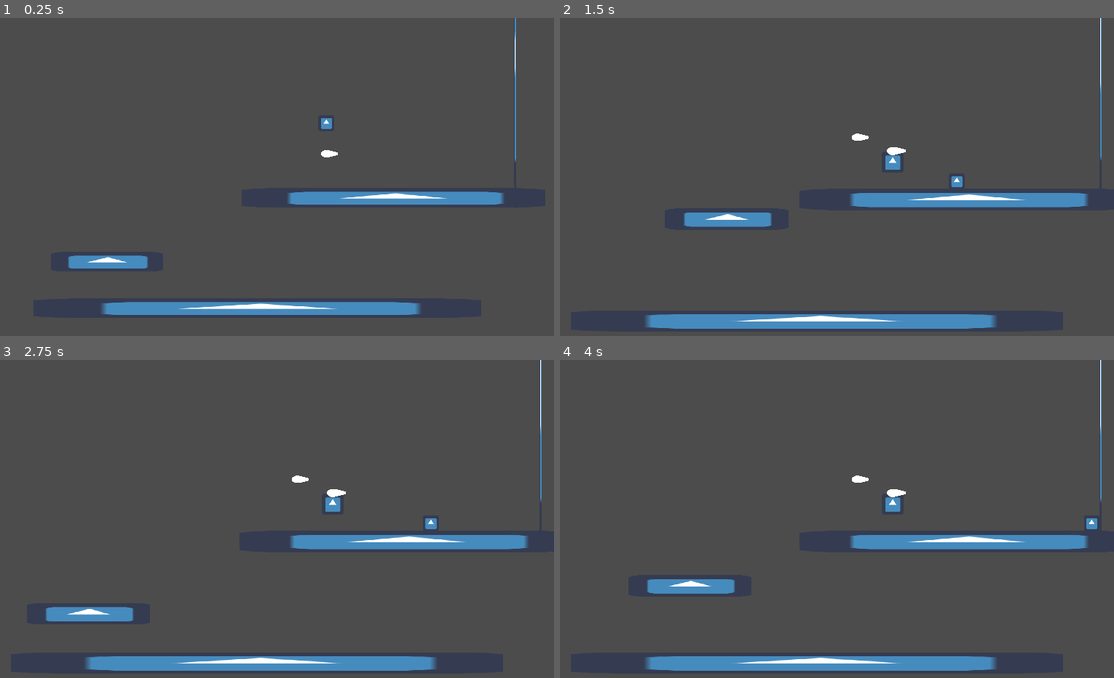
Above: before the commit, frames 1-4 (two rows, left to right).
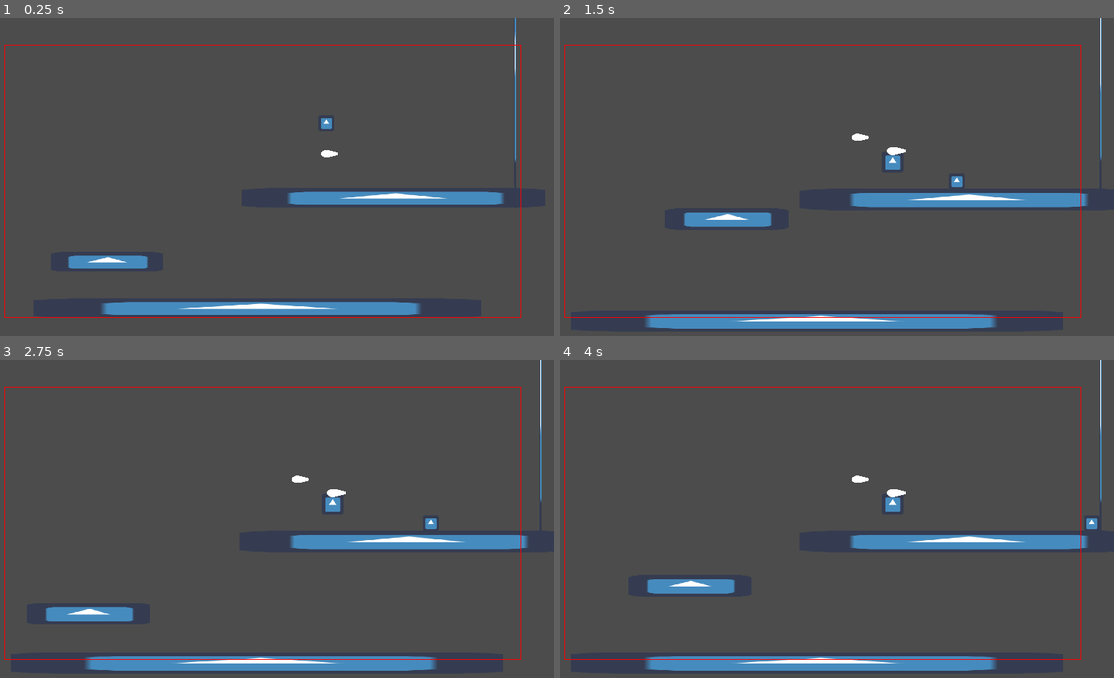
Above: after the commit, the same moments.

Repository: QuentinDaveau/Fractal-Reborn
Game: Godot game, scene res://src/game/Game.tscn
The game is run twice, just before and just after one commit, with the same random seed, the same clock (stepped at 60 frames per second) and the same inputs. The engine's default icon, where the game draws it, is replaced by a stand-in: a white triangle on a blue panel in a dark square.
Inputs (mouse positions are in pixels of both pictures, inside the frame that each line leads up to):
- Up to frame 1 (0.25 s): no input
- Up to frame 2 (1.5 s): tap Enter (ui_accept) at 0.5 s; move the mouse to (953, 164) at 0.52 s; press the mouse at (953, 164) at 0.53 s; hold Right (ui_right) from 0.53 s (still down); tap Space (game_jump) at 0.77 s; move the mouse to (704, 199) at 1.27 s; release the mouse at (704, 199) at 1.28 s; right-click (704, 199) at 1.35 s
- Up to frame 3 (2.75 s): tap Space (game_jump) at 1.52 s; move the mouse to (321, 452) at 2.02 s; release Right (ui_right) at 2.03 s; press the mouse at (321, 452) at 2.03 s; hold Left (ui_left) from 2.03 s (still down)
- Up to frame 4 (4 s): move the mouse to (792, 588) at 2.77 s; release Left (ui_left) at 2.78 s; release the mouse at (792, 588) at 2.78 s; hold Right (ui_right) from 2.78 s (still down); right-click (792, 588) at 2.85 s; tap Space (game_jump) at 3.02, 3.77 s; move the mouse to (997, 573) at 3.52 s; press the mouse at (997, 573) at 3.53 s

The runs differ from the first frame. In frame 1, 0.7% of the frame differs, in the area x 0-95%, y 8-95%; in frame 2, 0.7%; in frame 3, 0.7%; in frame 4, 0.7%.

Commit message:
Add spawn area and level bounds

Diff:
--- a/src/game_managers/level_manager/LevelManager.tscn
+++ b/src/game_managers/level_manager/LevelManager.tscn
@@ -1,7 +1,10 @@
-[gd_scene load_steps=3 format=2]
+[gd_scene load_steps=6 format=2]
 
 [ext_resource path="res://src/game_managers/level_manager/level_manager.gd" type="Script" id=1]
 [ext_resource path="res://src/game_managers/level_manager/logger_converter.gd" type="Script" id=2]
+[ext_resource path="res://src/game_managers/level_manager/arena_bound.gd" type="Script" id=3]
+[ext_resource path="res://src/game_managers/level_manager/spawn_area.gd" type="Script" id=4]
+[ext_resource path="res://src/game_managers/level_manager/spawn_manager.gd" type="Script" id=5]
 
 [node name="LevelManager" type="Node"]
 script = ExtResource( 1 )
@@ -10,3 +13,19 @@
 script = ExtResource( 2 )
 
 [node name="Levels" type="Node" parent="."]
+
+[node name="SpawnManager" type="Node" parent="."]
+script = ExtResource( 5 )
+
+[node name="SpawnArea" type="Node2D" parent="SpawnManager"]
+script = ExtResource( 4 )
+
+[node name="ArenaBound" type="Area2D" parent="."]
+monitorable = false
+collision_layer = 0
+collision_mask = 2
+script = ExtResource( 3 )
+
+[node name="CollisionPolygon2D" type="CollisionPolygon2D" parent="ArenaBound"]
+polygon = PoolVector2Array( -985, -765, 985, -765, 985, 565, -985, 565, -985, -765, -1440, -1160, -1440, 960, 1440, 960, 1440, -1160, -1440, -1160 )
+[connection signal="body_entered" from="ArenaBound" to="ArenaBound" method="_on_ArenaBound_body_entered"]
--- /dev/null
+++ b/src/game_managers/level_manager/arena_bound.gd
@@ -0,0 +1,10 @@
+extends Area2D
+
+
+func update_bounds() -> void:
+	position = CameraManager.get_camera().global_position
+
+
+func _on_ArenaBound_body_entered(body: Node) -> void:
+	if is_instance_valid(body):
+		body.log_and_free()
--- a/src/game_managers/level_manager/level_manager.gd
+++ b/src/game_managers/level_manager/level_manager.gd
@@ -15,6 +15,8 @@
 	_actif_level = _level.instance()
 	_actif_level.set_map(_default_map)
 	$Levels.add_child(_actif_level)
+	$SpawnManager.update_area()
+	$ArenaBound.update_bounds()
 
 
 func _process(delta: float) -> void:
@@ -36,6 +38,8 @@
 	$Levels.add_child(_actif_level)
 	ReplayClock.reset_timer()
 	CameraManager.get_camera().position = Vector2(960, 540) * zoom_level
+	$ArenaBound.update_bounds()
+	$SpawnManager.update_area()
 #	var logs_buffer = []
 #	for e in get_tree().get_nodes_in_group("Logger"):
 #		logs_buffer.append(e.get_log_data())
--- /dev/null
+++ b/src/game_managers/level_manager/play_area.gd
@@ -0,0 +1,6 @@
+extends Node2D
+
+
+func update_area() -> void:
+	$SpawnArea.update_spawn_area()
+	$ArenaBound.update_bounds()
--- /dev/null
+++ b/src/game_managers/level_manager/spawn_area.gd
@@ -0,0 +1,18 @@
+extends Node2D
+
+
+var _spawn_area: Rect2
+
+
+func update_spawn_area() -> void:
+	_spawn_area = Rect2(CameraManager.get_camera().global_position - Vector2(850, 450)
+			, Vector2(850, 450) * 2)
+	update()
+
+
+func get_spawn_area() -> Rect2:
+	return _spawn_area
+
+
+func _draw() -> void:
+	draw_rect(_spawn_area, Color.red, false)
--- /dev/null
+++ b/src/game_managers/level_manager/spawn_manager.gd
@@ -0,0 +1,5 @@
+extends Node
+
+
+func update_area() -> void:
+	$SpawnArea.update_spawn_area()
